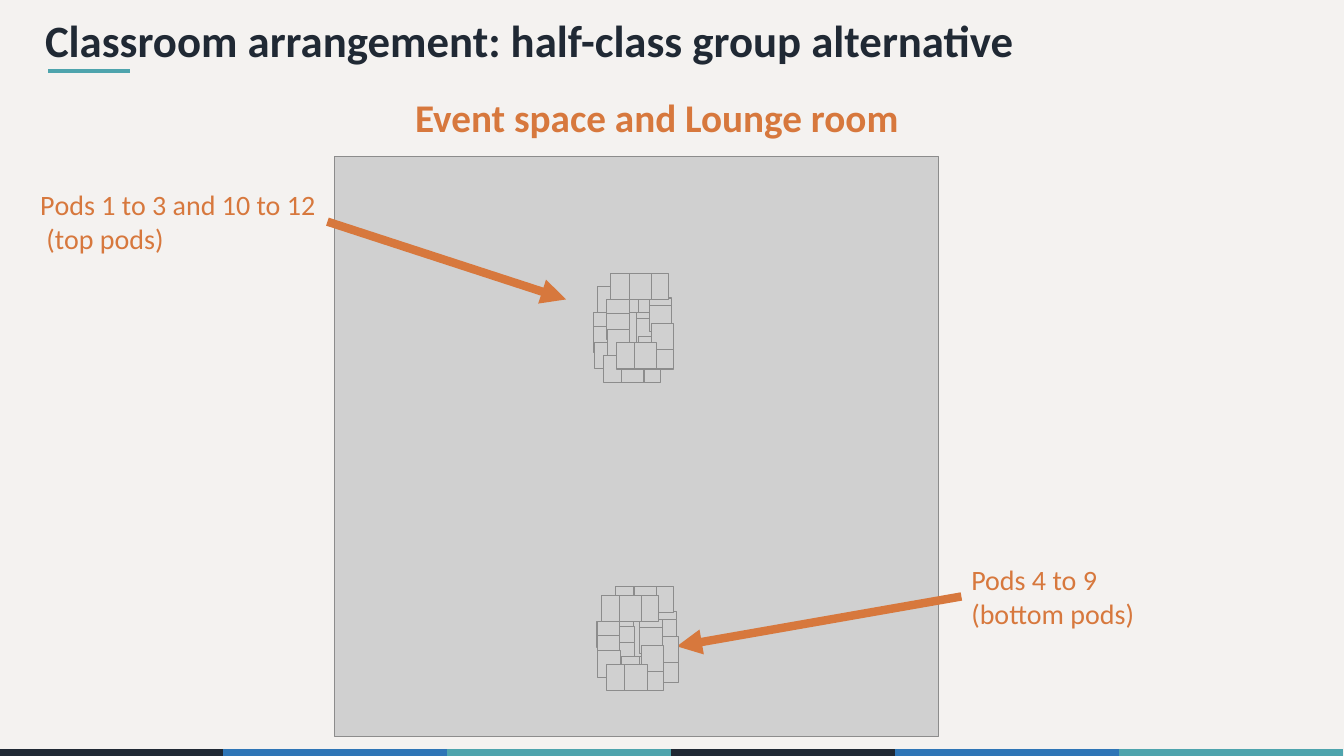
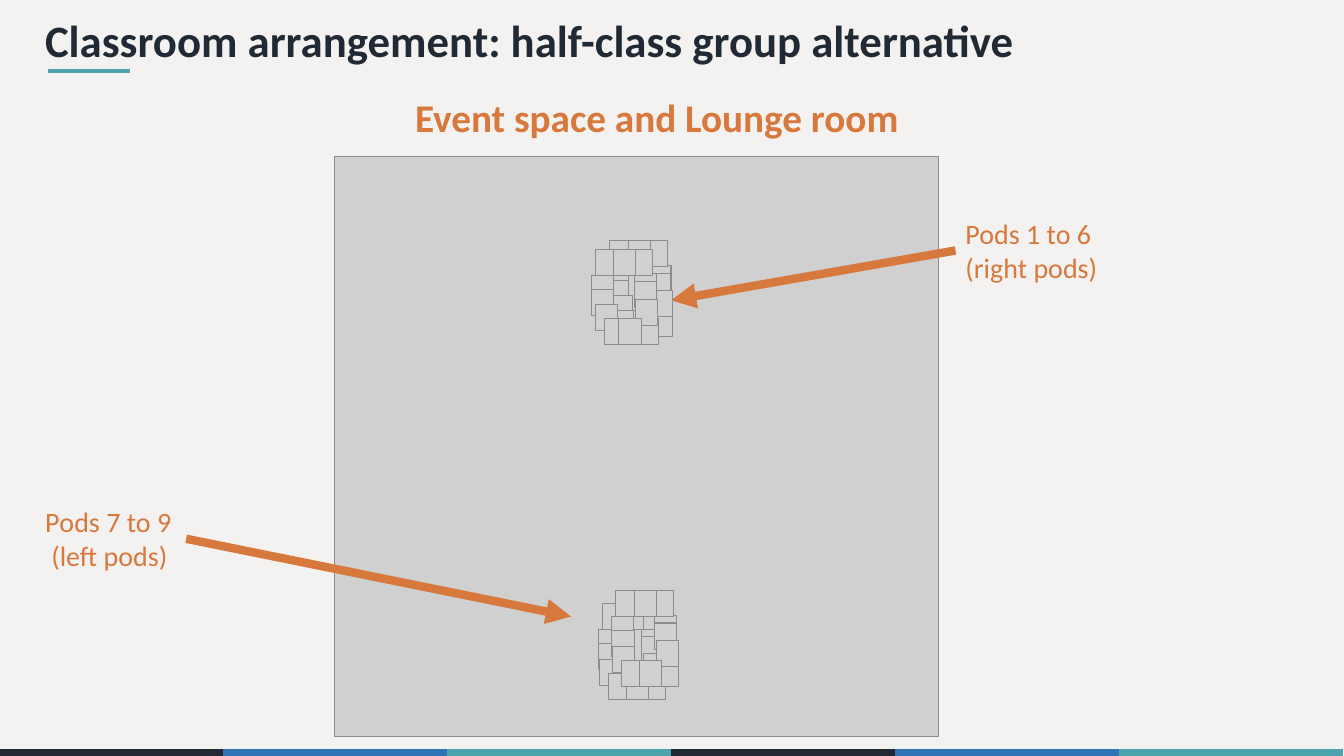
Before and after one commit to the-graph-courses/rbp_cohort_0_materials, a slide deck: slide 11 of week_01/slides/rbp_workshop_01.pptx. Drawn at 1344x756 pixels with LibreOffice and Linux fonts; fonts in the diff are those of the drawing; grey boxes stand for pictures. Boxes give left, top, right and bottom in pixels: in the first picture for what was removed or moved away, otherwise in the second. Text is boxed around its words. In the diff, an @@ line names an element or a change of style, - is before the commit and + after.

```diff
--- a/week_01/slides/rbp_workshop_01.pptx
+++ b/week_01/slides/rbp_workshop_01.pptx
@@ text at [965,224,1098,283]: text changed @@
-Pods 4 to 9
-(bottom pods)
+Pods 1 to 6
+(right pods)
@@ 23 pictures, 1 arrow: place and size @@
-23 pictures, 1 arrow at [597,587,962,692]
+23 pictures, 1 arrow at [592,241,956,345]
@@ picture: place and size @@
-picture at [598,651,620,678]
+picture at [596,304,618,331]
@@ text at [45,512,171,571]: text changed @@
-Pods 1 to 3 and 10 to 12
-(top pods)
+Pods 7 to 9
+(left pods)
@@ arrow moved from (328, 222) - (567, 299) to (187, 539) - (572, 617) @@
@@ 17 pictures: place and size @@
-17 pictures at [594,274,674,369]
+17 pictures at [599,591,679,687]
@@ 7 pictures: place and size @@
-7 pictures at [598,286,660,382]
+7 pictures at [603,604,665,700]
```
Also in this commit, not shown: 7 other slides changed, 7 slides added, 6 slides removed, 10 other files.
